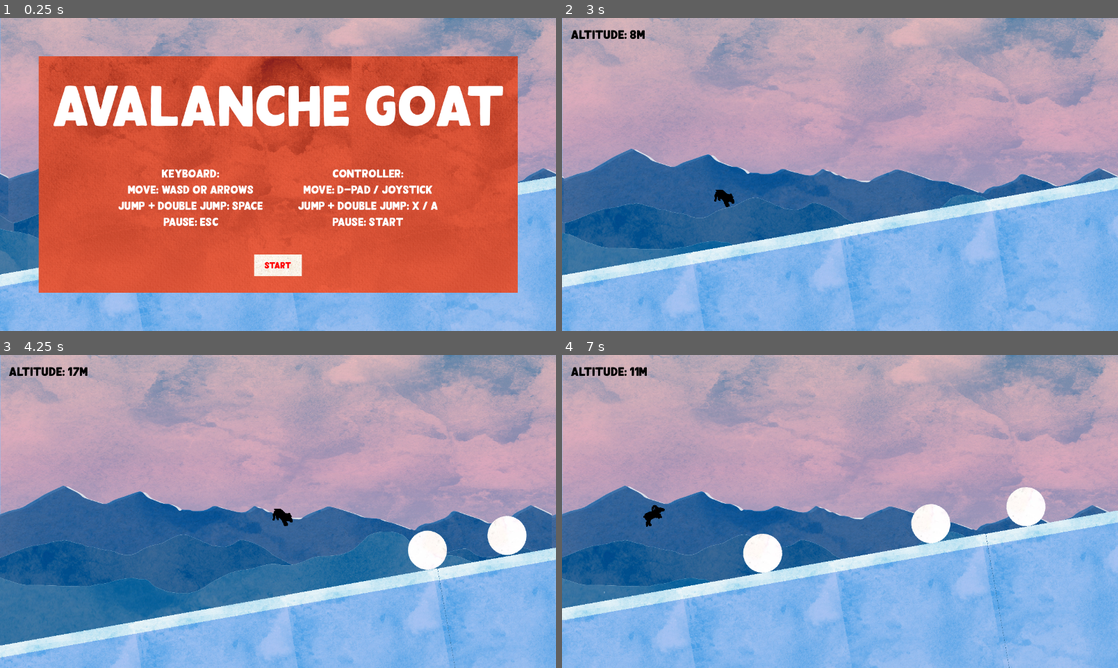
Above: before the commit, frames 1-4 (two rows, left to right).
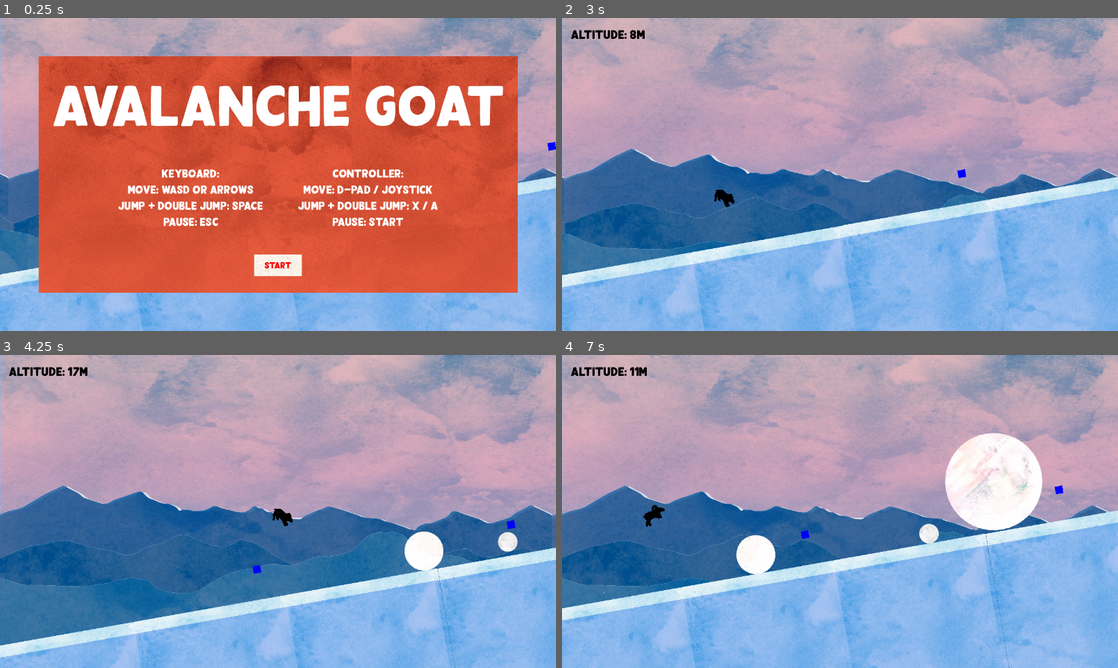
Above: after the commit, the same moments.

Repository: ashleyrevlett/avalanche
Game: Godot game, scene res://scene.tscn
The game is run twice, just before and just after one commit, with the same random seed, the same clock (stepped at 60 frames per second) and the same inputs.
Inputs:
- Up to frame 1 (0.25 s): no input
- Up to frame 2 (3 s): click "Start" at 0.5 s; tap Enter at 1.25 s; hold D (right) 1.28-2.03 s; tap Space (jump) at 1.52, 2.27 s; hold A (left) 2.03-2.78 s; hold D (right) from 2.78 s (still down)
- Up to frame 3 (4.25 s): keep holding D (right); tap Space (jump) at 3.77 s
- Up to frame 4 (7 s): release D (right) at 4.28 s; hold A (left) 4.28-6.53 s; tap Space (jump) at 4.52, 5.27, 6.77 s; hold D (right) from 6.53 s (still down)

The runs differ from the first frame. In frame 1, less than 0.1% of the frame differs, in the area x 98-100%, y 39-43%; in frame 2, less than 0.1%; in frame 3, 0.8%; in frame 4, 5.0%, in the area x 31-91%, y 24-70%.

Commit message:
Add snowball scaling

Diff:
--- a/scene.tscn
+++ b/scene.tscn
@@ -336,7 +336,7 @@
 
 [node name="Character" type="CharacterBody2D" parent="."]
 unique_name_in_owner = true
-position = Vector2(2.08165e-12, 70)
+position = Vector2(0, 70)
 collision_mask = 7
 floor_constant_speed = true
 floor_block_on_wall = false
--- a/scripts/snowball.gd
+++ b/scripts/snowball.gd
@@ -1,25 +1,24 @@
 extends RigidBody2D
 
 @onready var sprite: Sprite2D = %Sprite2D
-var radius: float
+var grow_speed: float = 100.0
+var start_radius: float = 1.0
+var radius: float # target size
 var camera: Camera2D
 
 enum Size {EXTRA_SMALL, SMALL, MEDIUM, LARGE, EXTRA_LARGE}
 
 func _ready():
 	camera = get_tree().get_first_node_in_group("camera")
-	# true random
-	#var r = Size.keys()[randi() % Size.keys().size()]
 
 	var r: Size
-	match randi() % 10:
-		1,2,3: r = Size.EXTRA_SMALL
+	match randi() % 11:
+		0,1,2,3: r = Size.EXTRA_SMALL
 		4,5,6: r = Size.SMALL
 		7,8: r = Size.MEDIUM
 		9: r = Size.LARGE
-		0: r = Size.EXTRA_LARGE
+		10: r = Size.EXTRA_LARGE
 
-	print(r)
 	if r == Size.EXTRA_SMALL:
 		radius = 32 # 32 px wide
 		mass = 0.1
@@ -41,18 +40,22 @@
 		mass = 1.2
 		sprite.frame = 0
 
-	_update_display()
+	# set initial size
+	var scale_factor = start_radius / radius
+	%CollisionShape2D.shape.radius = start_radius
+	%Sprite2D.scale = Vector2(scale_factor, scale_factor)
 
 
 func _process(delta):
-	pass
-	"""
+	# grow until target radius is reached
+	if (%CollisionShape2D.shape.radius != radius):
+		var r = %CollisionShape2D.shape.radius
+		var new_radius = clamp(r + grow_speed * delta, start_radius, radius)
+		var scale_factor = new_radius / radius
+		%CollisionShape2D.shape.radius = new_radius
+		%Sprite2D.scale = Vector2(scale_factor, scale_factor)
+
+	# destroy snowball when it goes offscreen
 	var left_frame_x = camera.camera_rect.position.x - camera.camera_rect.size.x / 2
-	if (global_position.x + max_radius < left_frame_x):
-		print("removing snowball!")
+	if (global_position.x < left_frame_x - camera.camera_rect.size.x / 2):
 		queue_free()
-	"""
-
-
-func _update_display():
-	%CollisionShape2D.shape.radius = radius
--- a/scripts/terrain.gd
+++ b/scripts/terrain.gd
@@ -1,7 +1,7 @@
 extends Node2D
 
 @export var angle: float = 5
-@export var max_angle: float = 20
+@export var max_angle: float = 15
 @export var ground_scene: PackedScene
 @export var spawner_scene: PackedScene
 
@@ -36,7 +36,6 @@
 		instance.position = new_pos
 	add_child(instance)
 	spawner_objects.append(instance)
-	print("spawned at ", instance.position)
 
 
 func _spawn_ground():
--- a/spawner.tscn
+++ b/spawner.tscn
@@ -18,6 +18,5 @@
 one_shot = true
 
 [node name="Sprite2D" type="Sprite2D" parent="."]
-visible = false
 modulate = Color(0, 1, 1, 1)
 texture = SubResource("PlaceholderTexture2D_0nxr3")
